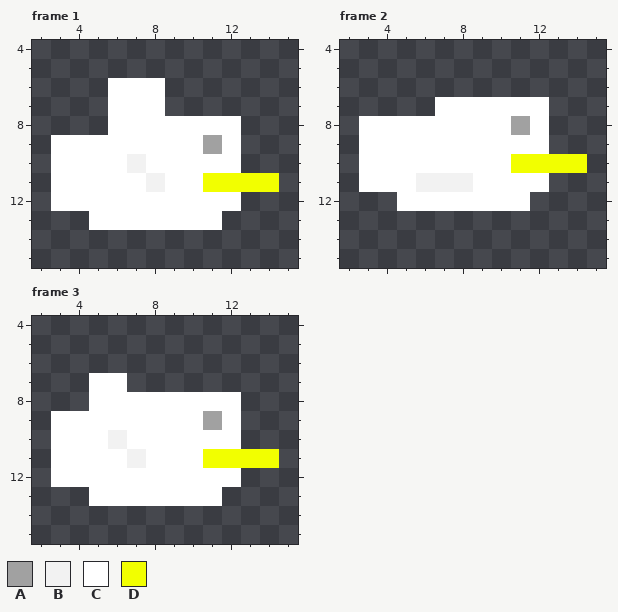
A pixel-art file gets an edit: resources/tileset/bird.aseprite. This is how it looked before the edit.
16x16 pixels, 3 frames. Shown: frame 1: x 2..15, y 4..15; frame 2: x 2..15, y 4..15; frame 3: x 2..15, y 4..15.
Palette (. is transparent): A #a1a1a1  B #f2f2f2  C #ffffff  D #f2ff00
The same view after the edit:
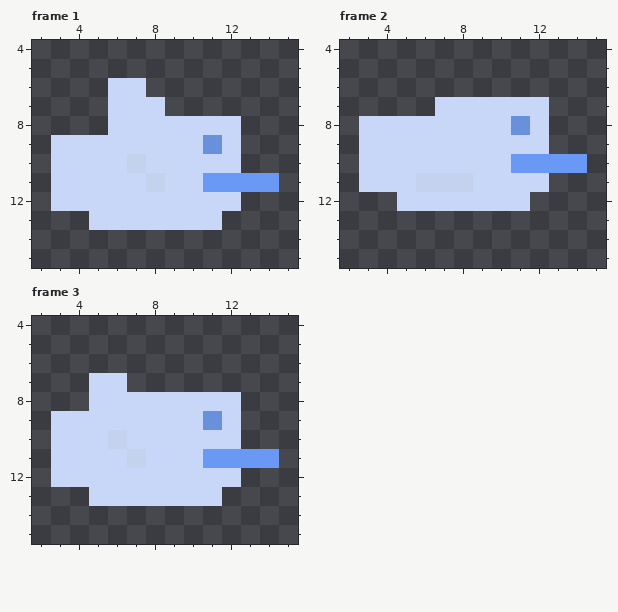
Changes in this commit:
Colour A changes from #a1a1a1 to #6991db.
Colour B changes from #f2f2f2 to #c5d2ed.
Colour C changes from #ffffff to #c8d7f7.
Colour D changes from #f2ff00 to #6998f5.
Frame 1:
The edit erases colour C in row 6 at x 8.
Changed places in both pictures, as pixel boxes (x1, y1, x2, y2):
changed: (51, 78, 279, 230)
changed: (359, 97, 587, 211)
changed: (51, 373, 279, 506)
